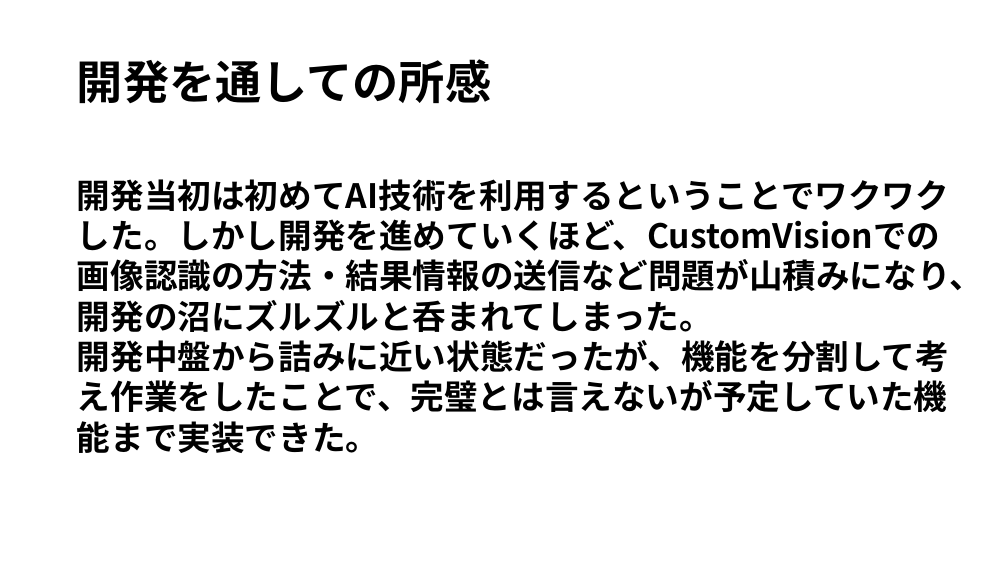
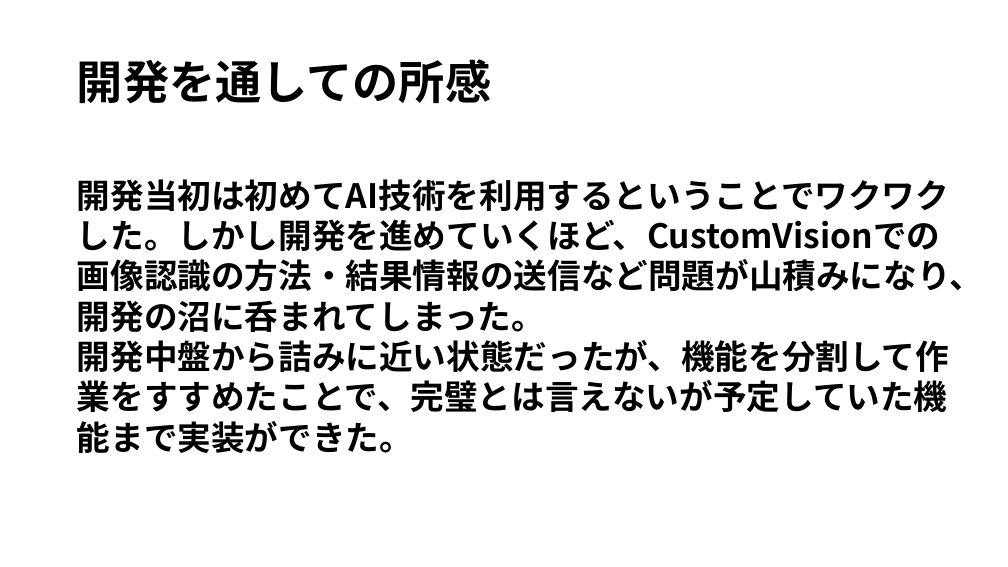
Before and after one commit to ASO1801033/Cake-Treasurer, a slide deck: slide 9 of プロジェクト開発演習発表用.pptx (slide 8 before the commit). Drawn at 1008x567 pixels with LibreOffice and Linux fonts; fonts in the diff are those of the drawing. Boxes give left, top, right and bottom in pixels: in the first picture for what was removed or moved away, otherwise in the second. Text is boxed around its words. In the diff, an @@ line names an element or a change of style, - is before the commit and + after.

```diff
--- a/プロジェクト開発演習発表用.pptx
+++ b/プロジェクト開発演習発表用.pptx
@@ text at (x1=77, y1=179, x2=983, y2=453): text changed @@
-開発当初は初めてAI技術を利用するということでワクワクした。しかし開発を進めていくほど、CustomVisionでの画像認識の方法・結果情報の送信など問題が山積みになり、開発の沼にズルズルと呑まれてしまった。
-開発中盤から詰みに近い状態だったが、機能を分割して考え作業をしたことで、完璧とは言えないが予定していた機能まで実装できた。
+開発当初は初めてAI技術を利用するということでワクワクした。しかし開発を進めていくほど、CustomVisionでの画像認識の方法・結果情報の送信など問題が山積みになり、開発の沼に呑まれてしまった。
+開発中盤から詰みに近い状態だったが、機能を分割して作業をすすめたことで、完璧とは言えないが予定していた機能まで実装ができた。
```
Also in this commit, not shown: 2 other slides changed, 1 slide added.
